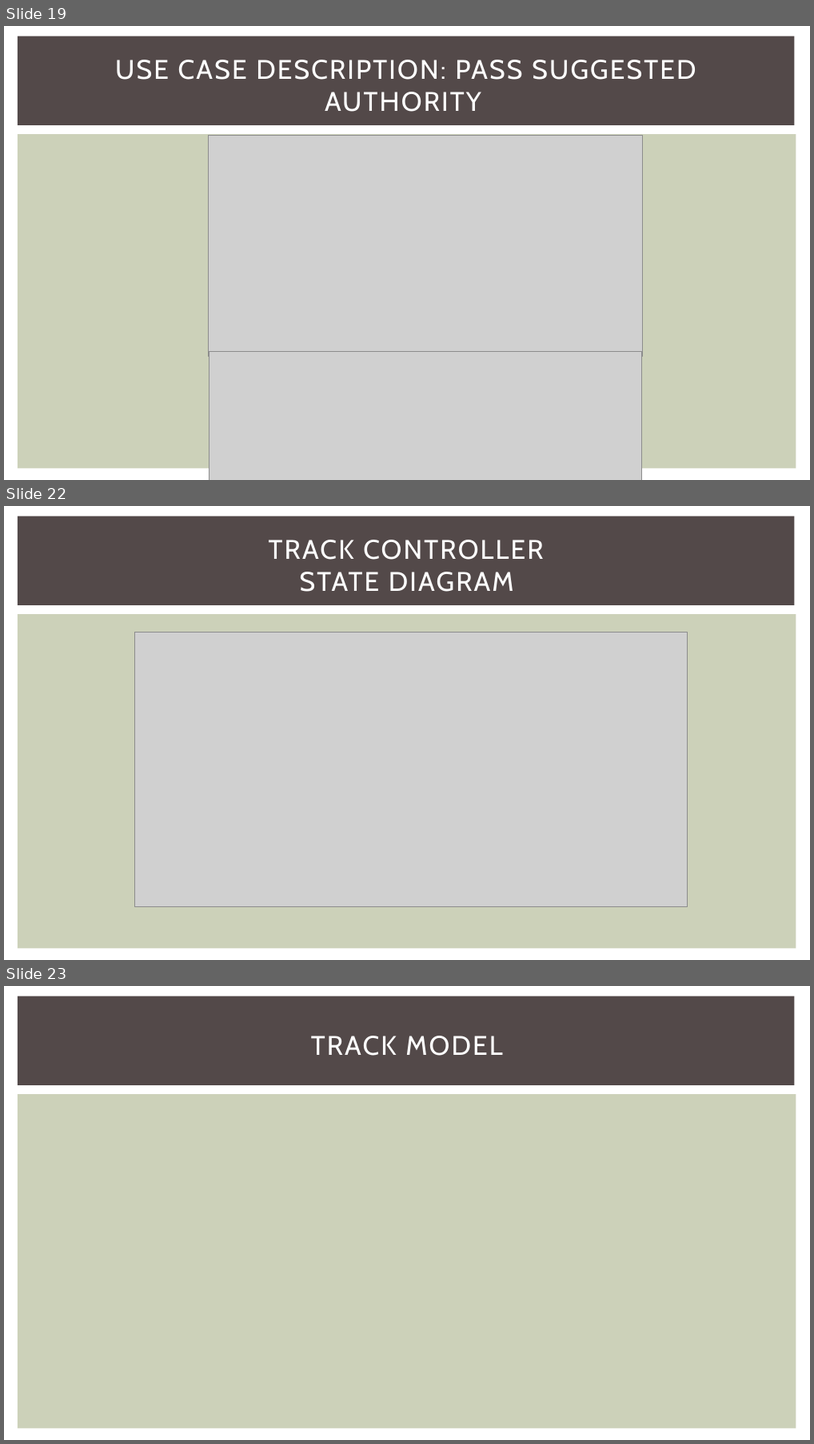
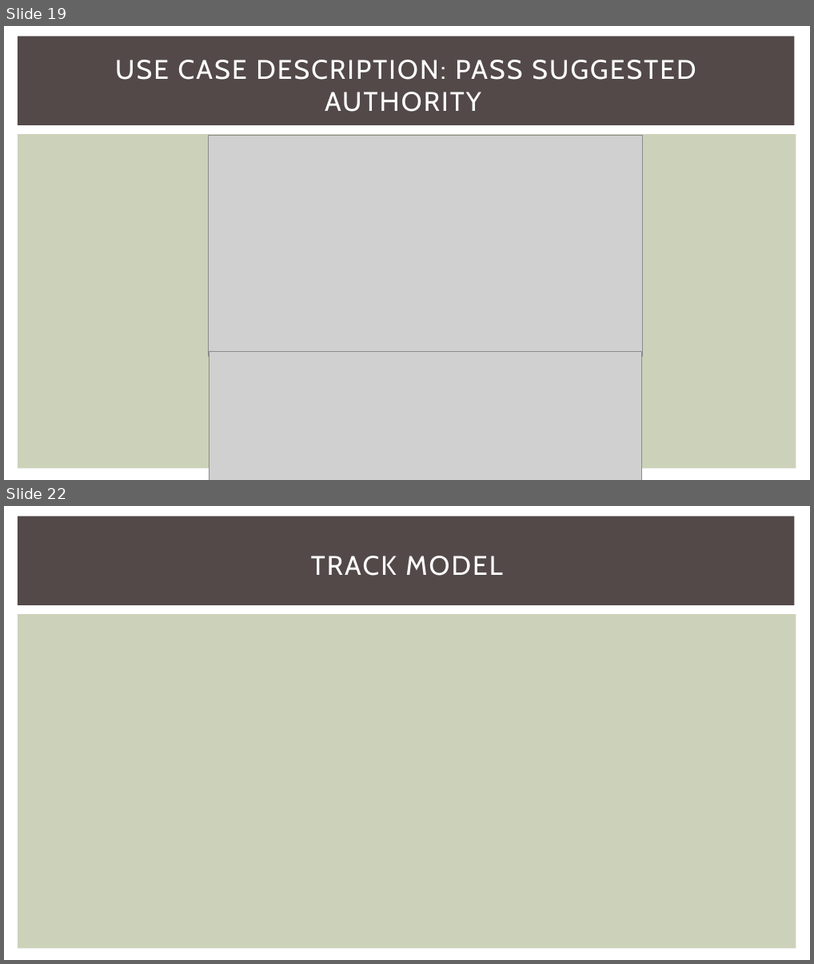
Before and after one commit to SarahHHHHH/IsItATrain, a slide deck: DesignReviewSlides.pptx. Shown one above the other, each under a label of ours: slides 19, 22 and 23 before the commit, slides 19 and 22 after it; the slides between them are not shown. The pictures are 814x1444 and 814x964 pixels, drawn with LibreOffice and Linux fonts; fonts in the diff are those of the drawing; grey boxes stand for pictures. Boxes give left, top, right and bottom in pixels: in the first picture for what was removed or moved away, otherwise in the second. Text is boxed around its words. In the diff, an @@ line names an element or a change of style, - is before the commit and + after.

```diff
--- a/DesignReviewSlides.pptx
+++ b/DesignReviewSlides.pptx
@@ slide 22 removed at box(4, 506, 810, 960), background #FFFFFF; not listed: 2 template elements that a slide beside it also shows @@
@@ title removed at box(269, 540, 543, 592) @@
-TRACK CONTROLLER
-STATE DIAGRAM
@@ picture removed at box(134, 632, 687, 907) @@
@@ what was slide 23 is now slide 22 @@
```
Also in this commit, not shown: 5 slides changed, 6 slides added, 2 other files.
